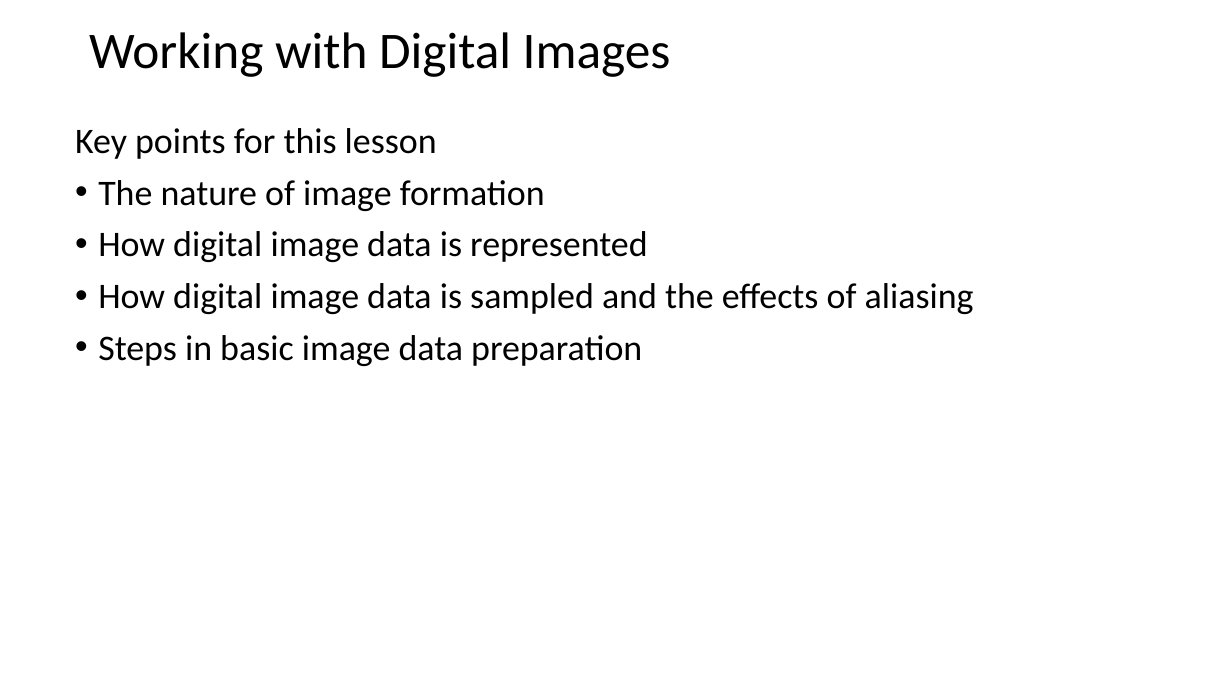
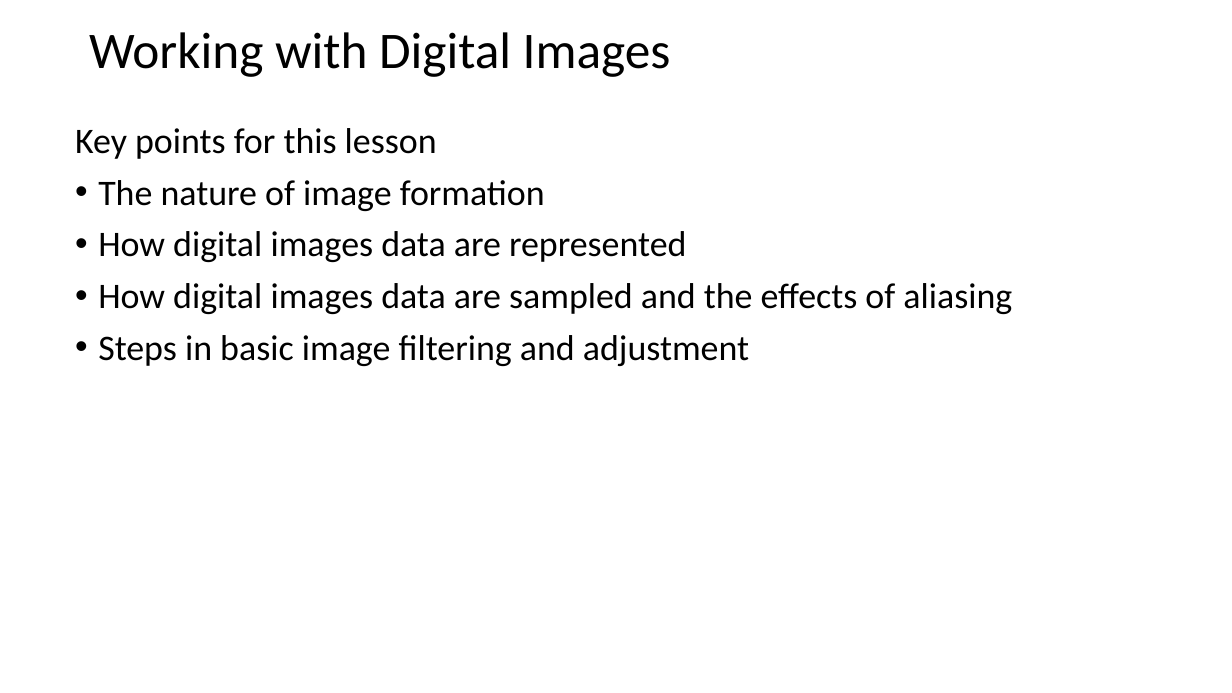
Before and after one commit to StephenElston/CSCI-E25, a slide deck: slide 16 of Slides/1_Introduction.pptx. Drawn at 1232x693 pixels with LibreOffice and Linux fonts; fonts in the diff are those of the drawing. Boxes give left, top, right and bottom in pixels: in the first picture for what was removed or moved away, otherwise in the second. Text is boxed around its words. In the diff, an @@ line names an element or a change of style, - is before the commit and + after.

```diff
--- a/Slides/1_Introduction.pptx
+++ b/Slides/1_Introduction.pptx
@@ text at bbox=[98, 231, 1012, 366]: text changed @@
-• How digital image data is represented
-• How digital image data is sampled and the effects of aliasing
-• Steps in basic image data preparation
+• How digital images data are represented
+• How digital images data are sampled and the effects of aliasing
+• Steps in basic image filtering and adjustment
```
Also in this commit, not shown: 24 other slides changed.
